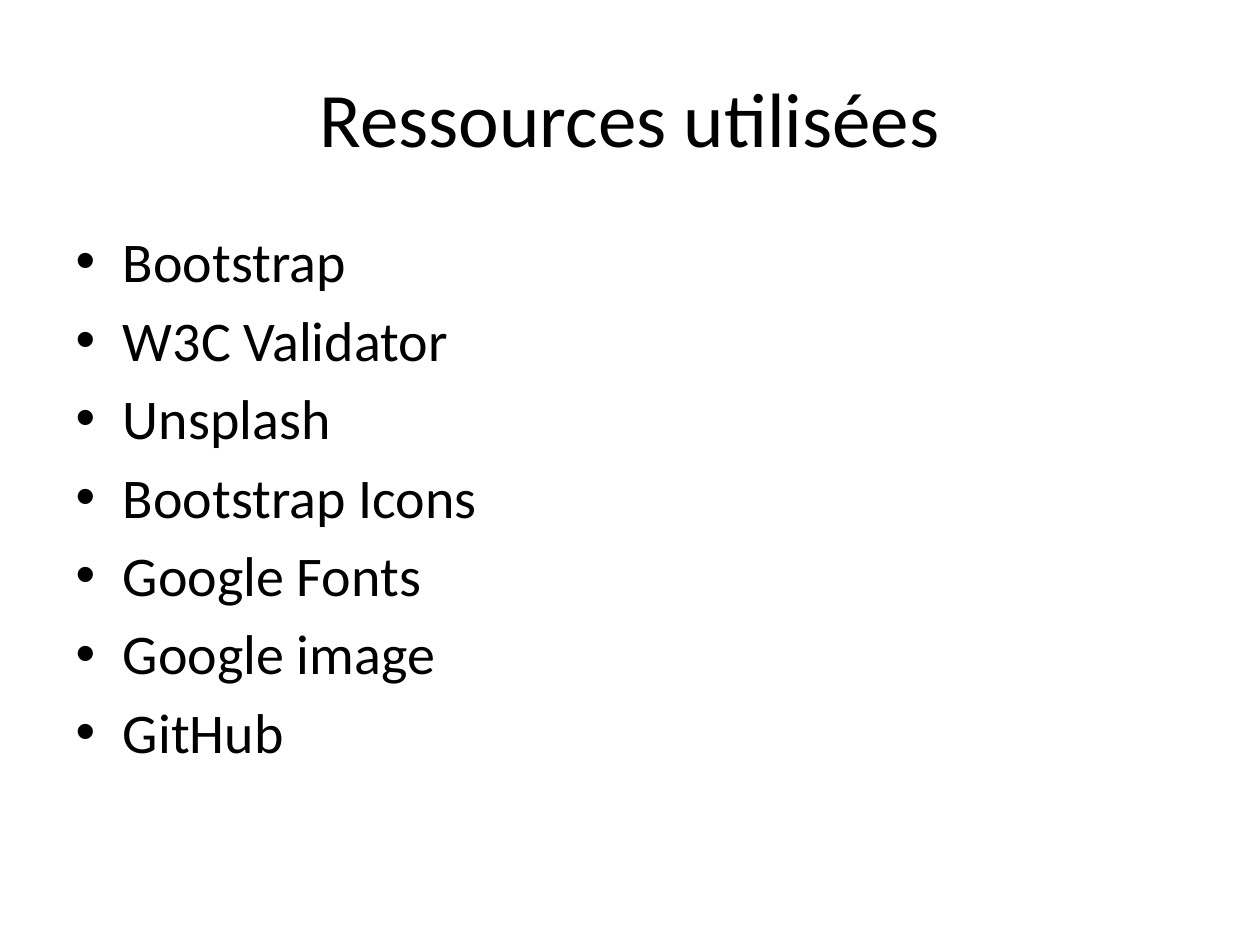
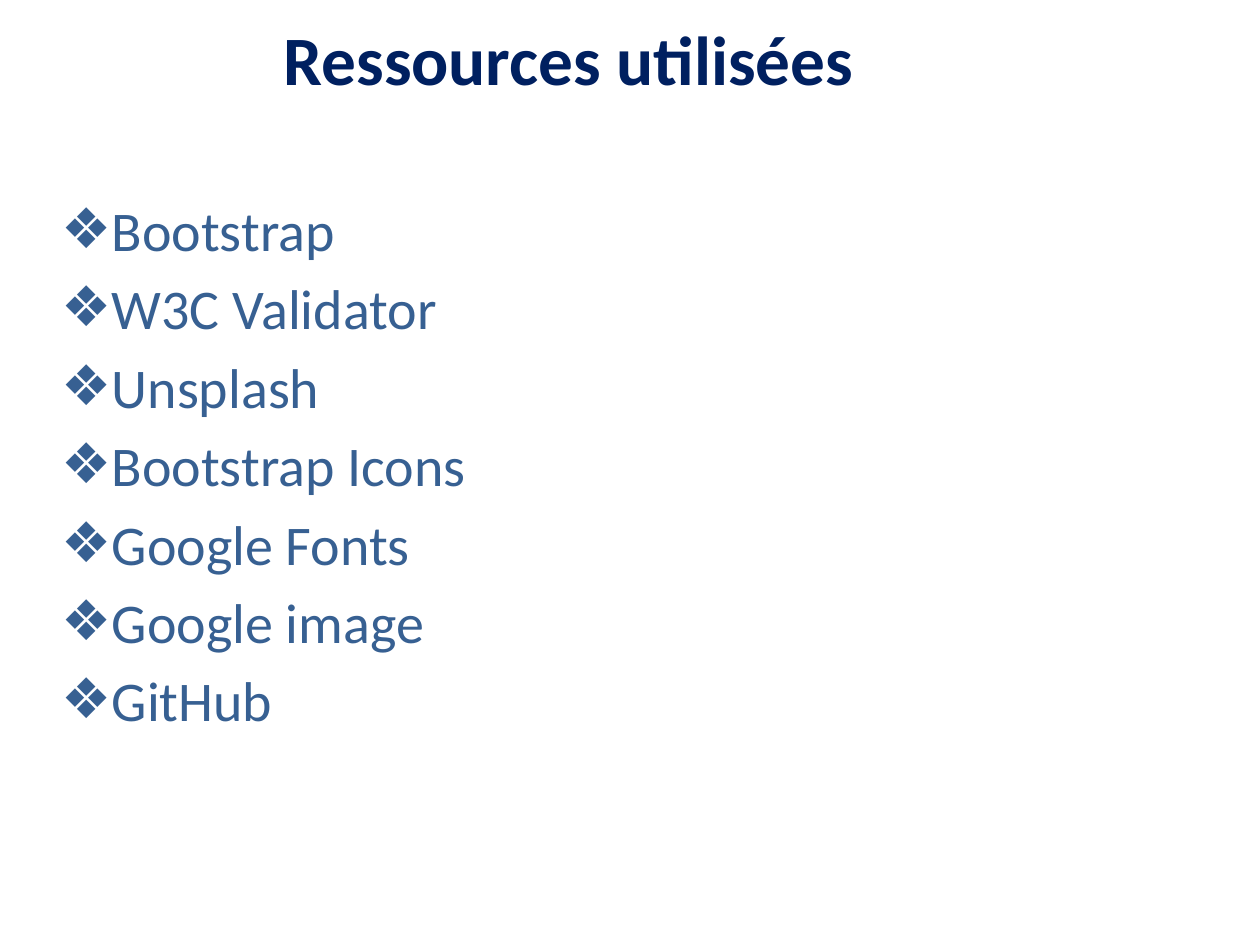
Before and after one commit to sophiesticated221/TIMERA-OUMOULKHAIRI-AfriTalent, a slide deck: slide 12 of docs/TIMERA_OUMOULKHAIRI_Presentation.pptx. Drawn at 1260x945 pixels with LibreOffice and Linux fonts; fonts in the diff are those of the drawing. Boxes give left, top, right and bottom in pixels: in the first picture for what was removed or moved away, otherwise in the second. Text is boxed around its words. In the diff, an @@ line names an element or a change of style, - is before the commit and + after.

```diff
--- a/docs/TIMERA_OUMOULKHAIRI_Presentation.pptx
+++ b/docs/TIMERA_OUMOULKHAIRI_Presentation.pptx
@@ title "Ressources utilisées": place and size @@
-title "Ressources utilisées" at (320,93,939,148)
+title "Ressources utilisées" at (284,36,854,86)
@@ title "Ressources utilisées" at (284,36,854,86): size 44 to 39.6 pt, text colour #000000 to #002060, bold on @@
@@ text "Bootstrap": place and size @@
-text "Bootstrap" at (123,246,476,754)
+text "Bootstrap" at (112,215,465,722)
@@ text "Bootstrap" at (112,215,465,722): text colour #000000 to #376092; bullet • to ❖ @@
```
Also in this commit, not shown: 14 other slides changed.
